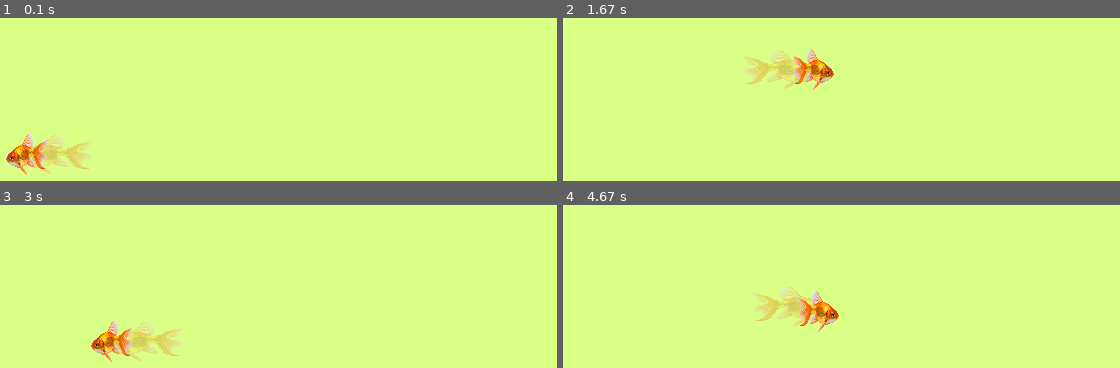
Above: before the commit, frames 1-4 (two rows, left to right).
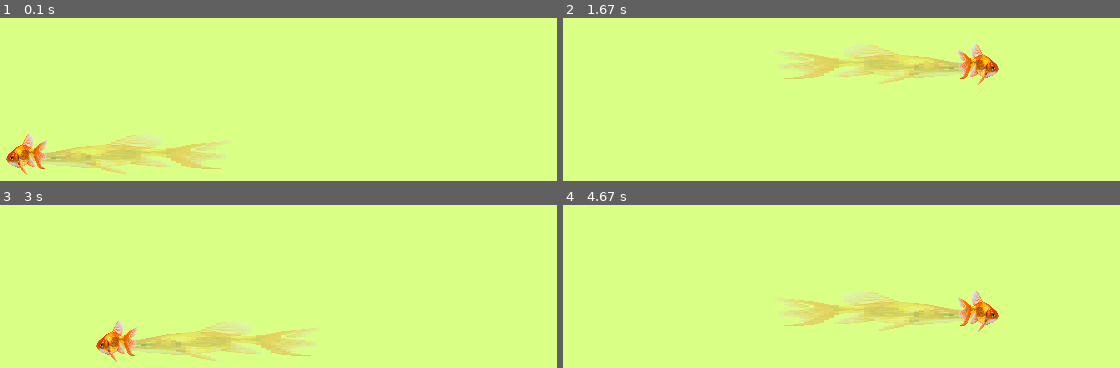
Above: after the commit, the same moments.

Repository: aurlaw0809/MazeGameOfSomeSort
Game: pygame game, started from trial.py
Two runs of this game, one before a commit and one after it. Both use one fixed random seed, a clock stepped at 60 frames per second and the inputs below.
Inputs:
- Up to frame 1 (0.1 s): no input
- Up to frame 2 (1.67 s): tap Space at 0.33, 0.73, 1.03, 1.23, 1.57 s; hold D 0.67-1.13 s; hold W 1.17-1.47 s; hold D from 1.5 s (still down)
- Up to frame 3 (3 s): tap Space at 1.87, 2.07, 2.37, 2.63, 2.97 s; release D at 1.97 s; hold A 2-2.53 s; hold S 2.57-2.87 s; hold A from 2.9 s (still down)
- Up to frame 4 (4.67 s): tap Space at 3.27, 3.4, 3.8, 4.1, 4.47 s; release A at 3.3 s; hold W 3.33-3.7 s; hold D 3.73-4.37 s; hold S from 4.4 s (still down)

The runs differ from the first frame. In frame 1, 3.1% of the frame differs, in the area x 5-41%, y 71-96%; in frame 2, 5.2%, in the area x 32-79%, y 15-45%; in frame 3, 4.2%; in frame 4, 4.9%.

Commit message:
fish shadow works!!

Diff:
--- a/trial.py
+++ b/trial.py
@@ -17,6 +17,9 @@
 )
 
 # Create darker shadow version
+
+shadow_length = 5
+
 shadow_image = player_image.copy()
 
 dark_surface = pygame.Surface(
@@ -34,13 +37,13 @@
 
 shadow_image = pygame.transform.scale(
     shadow_image,
-    (player_size * 2, player_size)
+    (player_size * shadow_length, player_size)
 )
 
 #main
 
 player = pygame.Rect(200, 200, player_size, player_size)
-shadow = pygame.Rect(100, 200, player_size, player_size)
+shadow = pygame.Rect(200, 200, player_size * shadow_length, player_size)
 
 speed = 5
 
@@ -59,16 +62,10 @@
         if event.type == pygame.KEYDOWN:
             if event.key == pygame.K_SPACE:
 
-                old_player_pos = player.topleft
-
-                player.x = shadow.x + (player_size * direction)
+                player.x += (player_size * (shadow_length - 1) * direction)
                 player.y = shadow.y
 
                 direction *= -1
-
-                shadow.topleft = old_player_pos
-
-    old_position = player.topleft
 
     keys = pygame.key.get_pressed()
 
@@ -81,7 +78,10 @@
     if keys[pygame.K_d]:
         player.x += speed
 
-    shadow.topleft = old_position
+    if direction == 1:
+        shadow.topleft = player.topleft
+    elif direction == -1:
+        shadow.topright = player.topright
 
     #drawing
     screen.fill((218, 255, 133))
@@ -101,7 +101,7 @@
         )
         screen.blit(
             flipped_shadow,
-            (shadow.x - player_size, shadow.y)
+            (shadow.x, shadow.y)
         )
         current_player_image = pygame.transform.flip(
             player_image,
